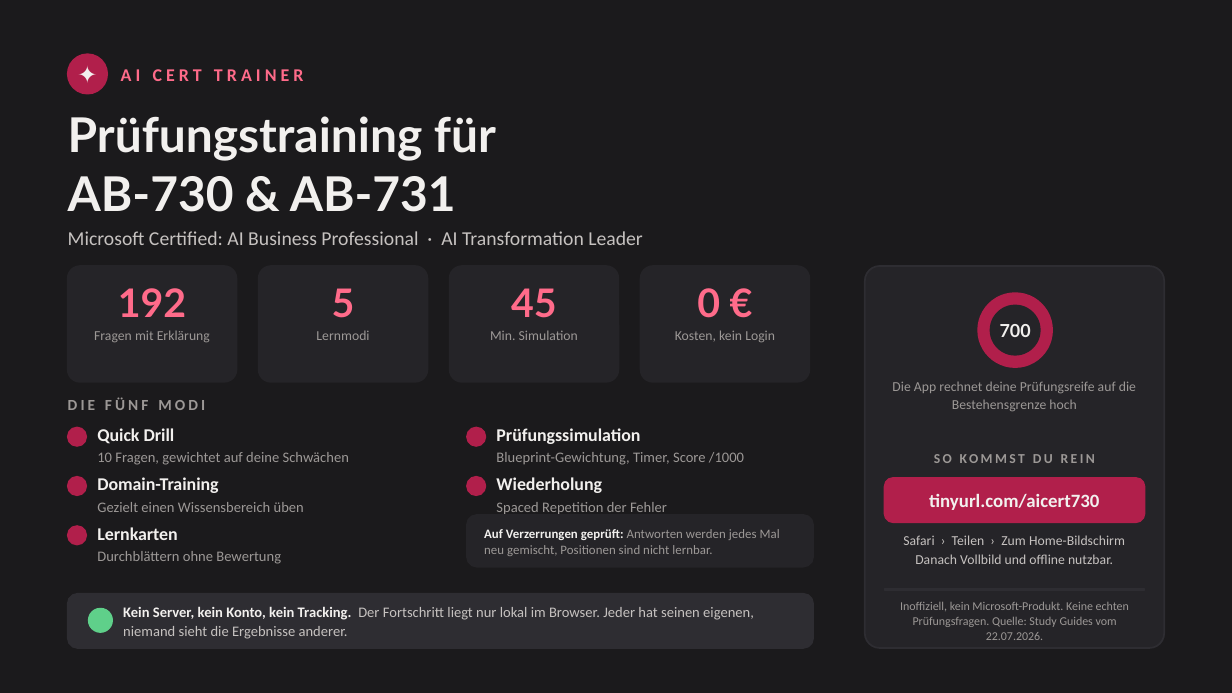
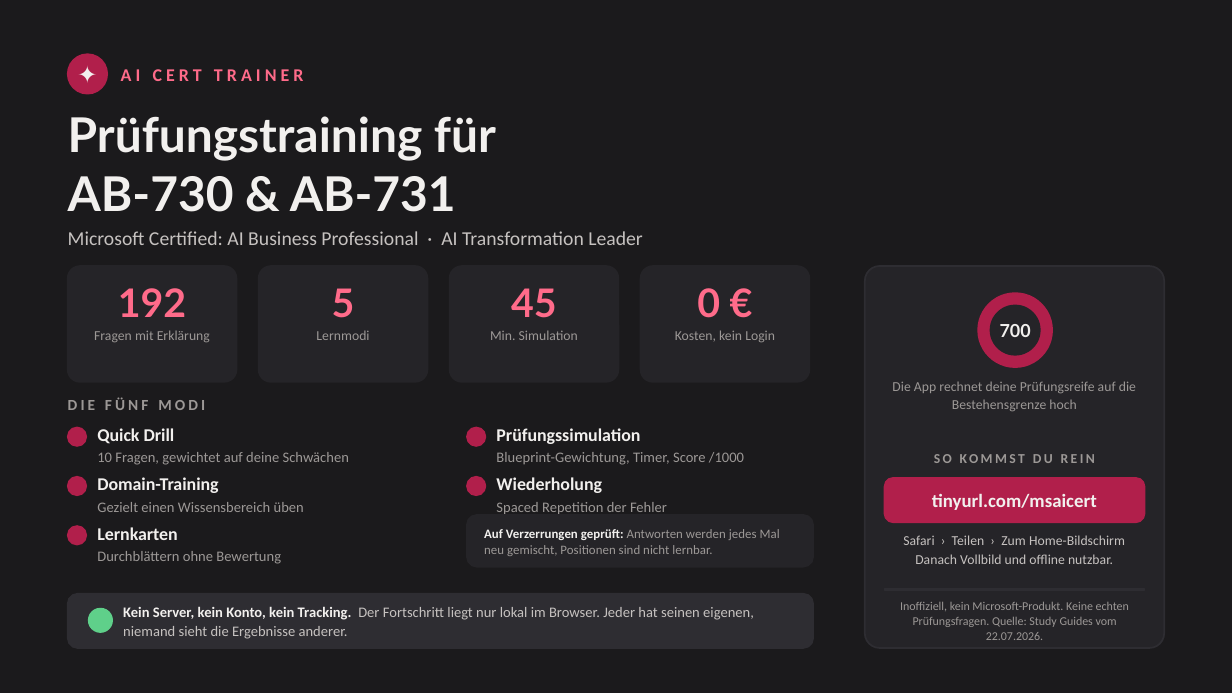
Before and after one commit to macalexister/ms-ai-cert-trainer, a slide deck: slide 1 of AI-Cert-Trainer-Onepager.pptx. Drawn at 1232x693 pixels with LibreOffice and Linux fonts; fonts in the diff are those of the drawing. Boxes give left, top, right and bottom in pixels: in the first picture for what was removed or moved away, otherwise in the second. Text is boxed around its words. In the diff, an @@ line names an element or a change of style, - is before the commit and + after.

```diff
--- a/AI-Cert-Trainer-Onepager.pptx
+++ b/AI-Cert-Trainer-Onepager.pptx
@@ text at box(932, 493, 1097, 510): text changed @@
-tinyurl.com/aicert730
+tinyurl.com/msaicert
```
Also in this commit, not shown: 4 other files.
